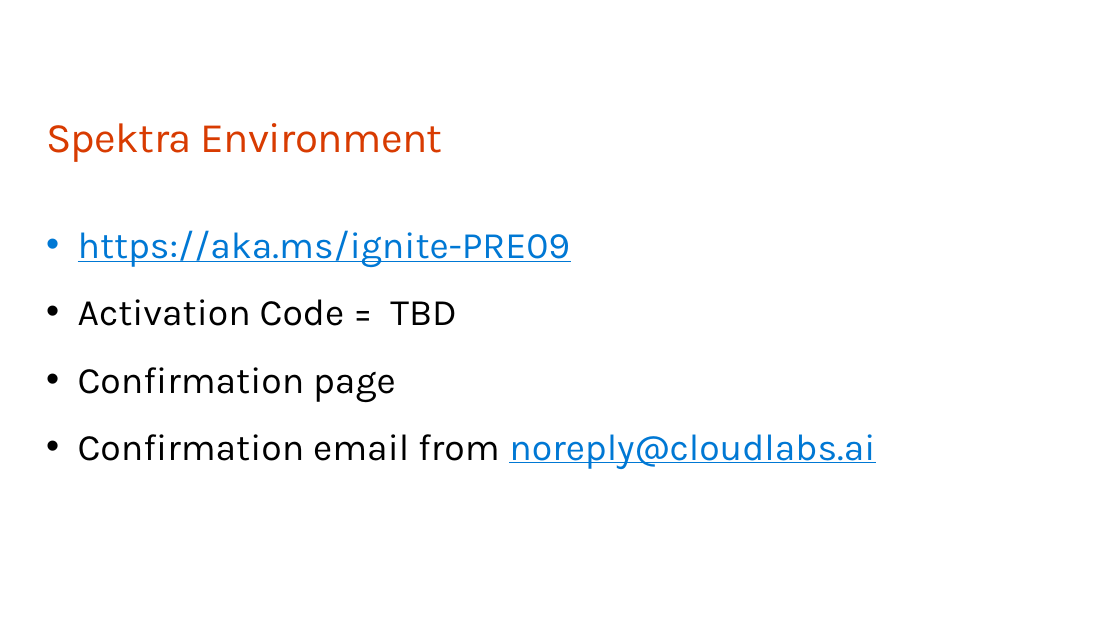
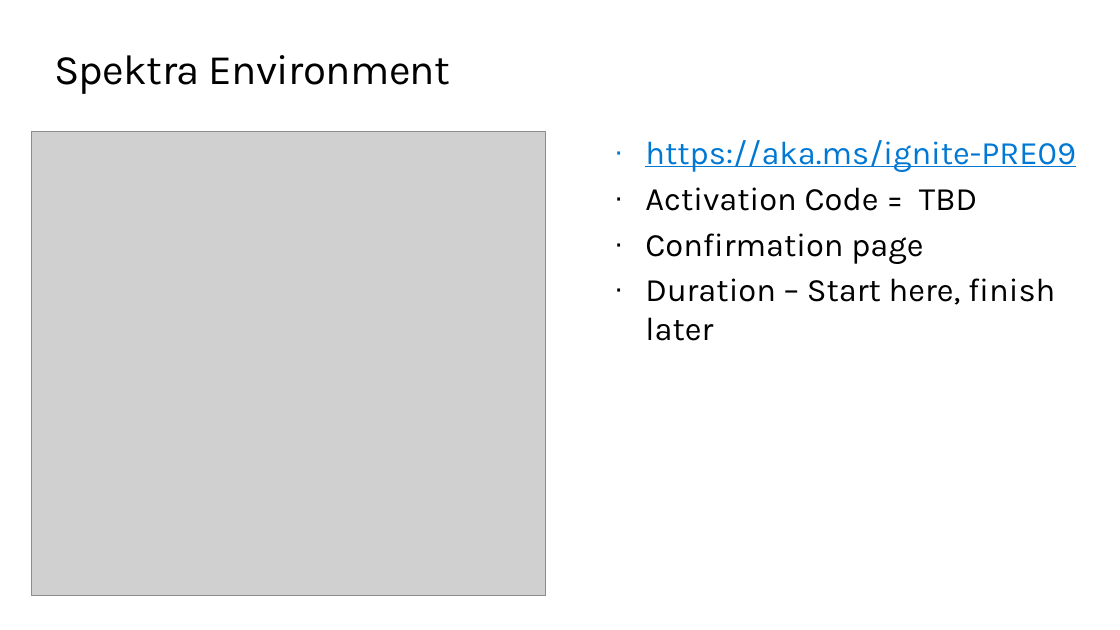
Before and after one commit to QuirkyDataScientist1978/Build-a-knowledge-mining-solution-using-Azure-AI, a slide deck: slide 15 of resources/slides/Opening.pptx (slide 14 before the commit). Drawn at 1120x630 pixels with LibreOffice and Linux fonts; fonts in the diff are those of the drawing; grey boxes stand for pictures; background and template pictures are left out. Boxes give left, top, right and bottom in pixels: in the first picture for what was removed or moved away, otherwise in the second. Text is boxed around its words. In the diff, an @@ line names an element or a change of style, - is before the commit and + after.

```diff
--- a/resources/slides/Opening.pptx
+++ b/resources/slides/Opening.pptx
@@ title "Spektra Environment": place and size @@
-title "Spektra Environment" at (46,123,443,162)
+title "Spektra Environment" at (54,55,451,94)
@@ title "Spektra Environment" at (54,55,451,94): text colour #D83B01 to #000000; vertical alignment bottom to top @@
@@ picture added at (32,132,546,596) @@
@@ text "https://aka.ms/ignite-PRE09": place and size @@
-text "https://aka.ms/ignite-PRE09" at (78,230,875,469)
+text "https://aka.ms/ignite-PRE09" at (645,140,1076,341)
@@ text at (645,140,1076,264): size 32 to 28 pt in "https://aka.ms/ignite-PRE09", "Activation Code = TBD", "Confirmation page"; bullet • to ·; line spacing 1.5 to 1; more space between paragraphs @@
@@ text at (645,278,1055,341): text changed; size 32 to 28 pt @@
-• Confirmation email from noreply@cloudlabs.ai
+· Duration – Start here, finish later
```
Also in this commit, not shown: 14 other slides changed, 3 slides added, 1 slide removed.
